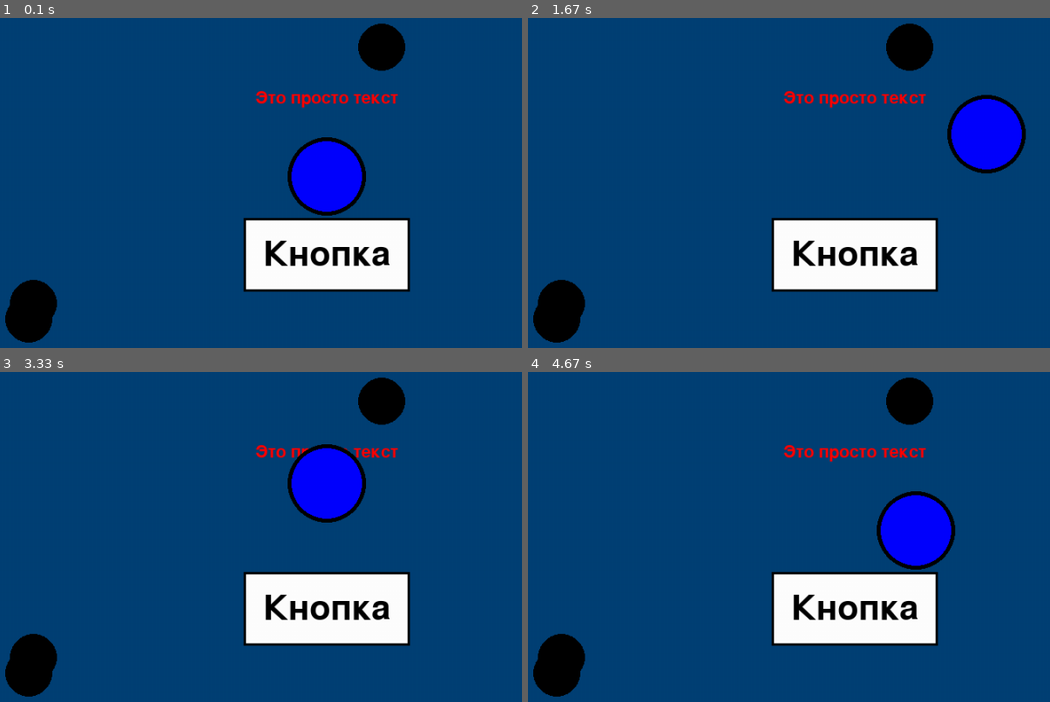
Above: before the commit, frames 1-4 (two rows, left to right).
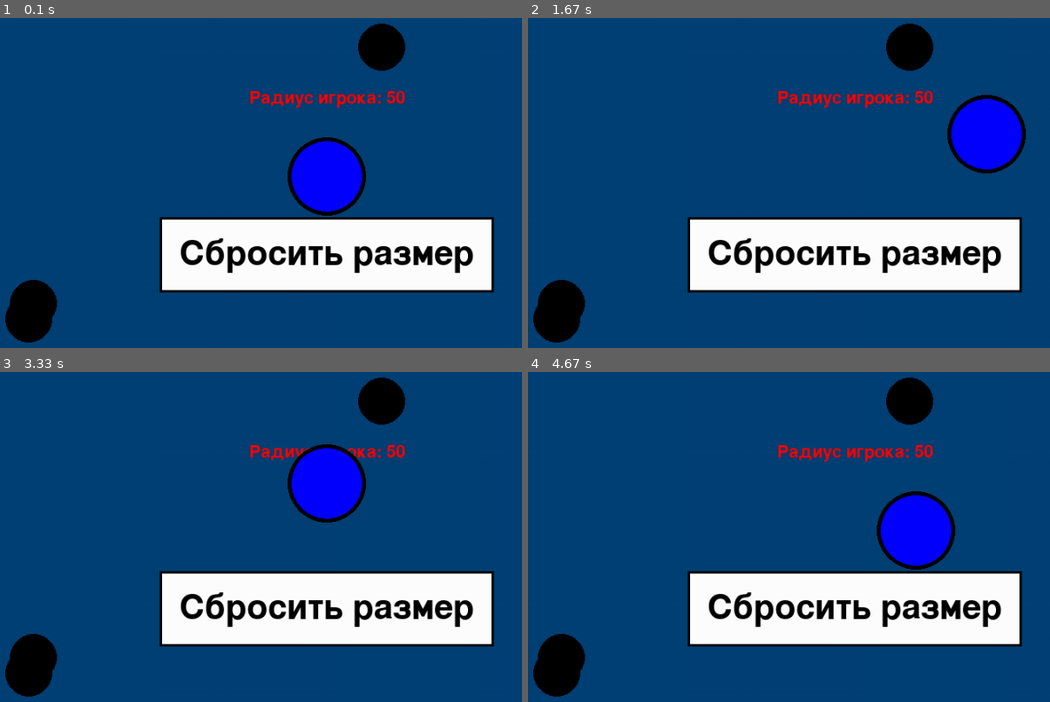
Above: after the commit, the same moments.

Repository: JeanRozanov880/my_pygame_tasks
Game: pygame game, started from task9.py
Two runs of this game, one before a commit and one after it. Both use one fixed random seed, a clock stepped at 60 frames per second and the inputs below.
Inputs:
- Up to frame 1 (0.1 s): no input
- Up to frame 2 (1.67 s): hold Right 0.33-0.8 s; hold Up 0.83-1.13 s; hold Right 1.17-1.63 s
- Up to frame 3 (3.33 s): hold Left 1.67-2.2 s; hold Down 2.23-2.53 s; hold Left 2.57-2.97 s; hold Up from 3 s (still down)
- Up to frame 4 (4.67 s): release Up at 3.37 s; hold Right 3.4-4.03 s; hold Down 4.07-4.43 s; hold Left from 4.47 s (still down)

The runs differ from the first frame. In frame 1, 10% of the frame differs, in the area x 30-95%, y 22-84%; in frame 2, 10%; in frame 3, 10%; in frame 4, 10%.

Commit message:
Update task9.py

Diff:
--- a/task9.py
+++ b/task9.py
@@ -82,11 +82,17 @@
 class Text:
     def __init__(self, text, text_size, text_color, text_pos):
         self.font = pg.font.SysFont(None, text_size)  # пусть будет стандартный шрифт pygame для всех текстов
-        self.suft = self.font.render(text, True, text_color)  # пусть все тексты будут сглажены и без фона
-        self.rect = self.suft.get_rect(center=text_pos)
+        self.surf = self.font.render(text, True, text_color)  # пусть все тексты будут сглажены и без фона
+        self.rect = self.surf.get_rect(center=text_pos)
+
+    def update_text(self, new_text):
+        # метод для обновления текста
+        old_center = self.rect.center
+        self.surf = self.font.render(new_text, True, RED)  # используем тот же цвет
+        self.rect = self.surf.get_rect(center=old_center)
 
     def draw(self, screen):
-        screen.blit(self.suft, self.rect)
+        screen.blit(self.surf, self.rect)
 
 
 class Button:
@@ -126,21 +132,14 @@
 pg.display.set_caption("Игра")
 clock = pg.time.Clock()
 
-my_text = Text("Это просто текст", 32, RED, (WIN_WIDTH / 2, WIN_HEIGHT * 1 / 3))
-my_button = Button("Кнопка", 64, BLACK, WHITE, (WIN_WIDTH / 2, WIN_HEIGHT * 2 / 3))
-my_text.draw(screen)
-my_button.draw(screen)
+# Создаем текст для отображения радиуса игрока
+radius_text = Text(f"Радиус игрока: {Player.PLAYER_RADIUS}", 32, RED, (WIN_WIDTH / 2, WIN_HEIGHT * 1 / 3))
+my_button = Button("Сбросить размер", 64, BLACK, WHITE, (WIN_WIDTH / 2, WIN_HEIGHT * 2 / 3))
 
 bombs = [Food((random.randint(Food.RADIUS, WIN_WIDTH - Food.RADIUS),
                random.randint(Food.RADIUS, WIN_HEIGHT - Food.RADIUS)))
          for _ in range(3)]
 player = Player()
-
-
-for elem in bombs:
-    elem.draw(screen)
-player.draw(screen)
-pg.display.update()
 
 flag_play = True
 while flag_play:
@@ -168,8 +167,12 @@
         player.move(dy=1)
 
     check_collisions(player, bombs)
+
+    # Обновляем текст с текущим радиусом игрока
+    radius_text.update_text(f"Радиус игрока: {player.radius}")
+
     screen.fill(BLUE)
-    my_text.draw(screen)
+    radius_text.draw(screen)
     my_button.draw(screen)
 
     for elem in bombs:
